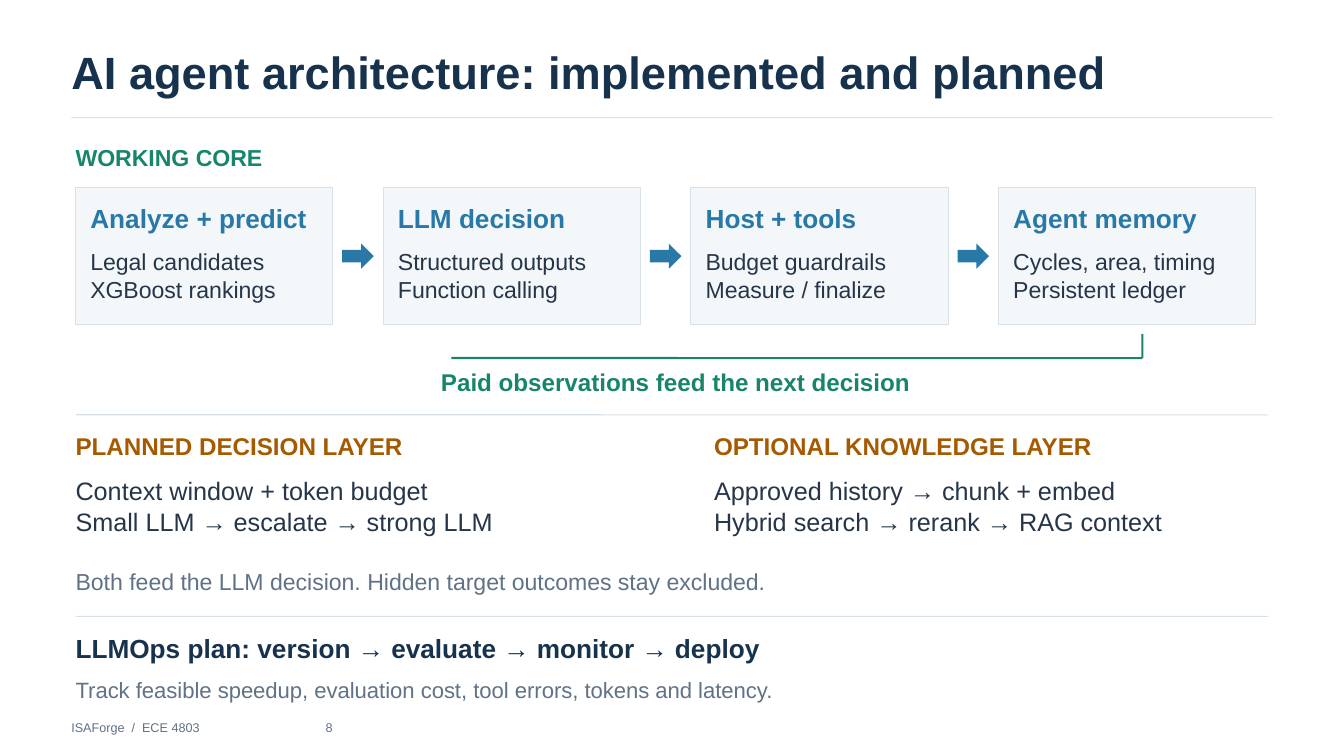
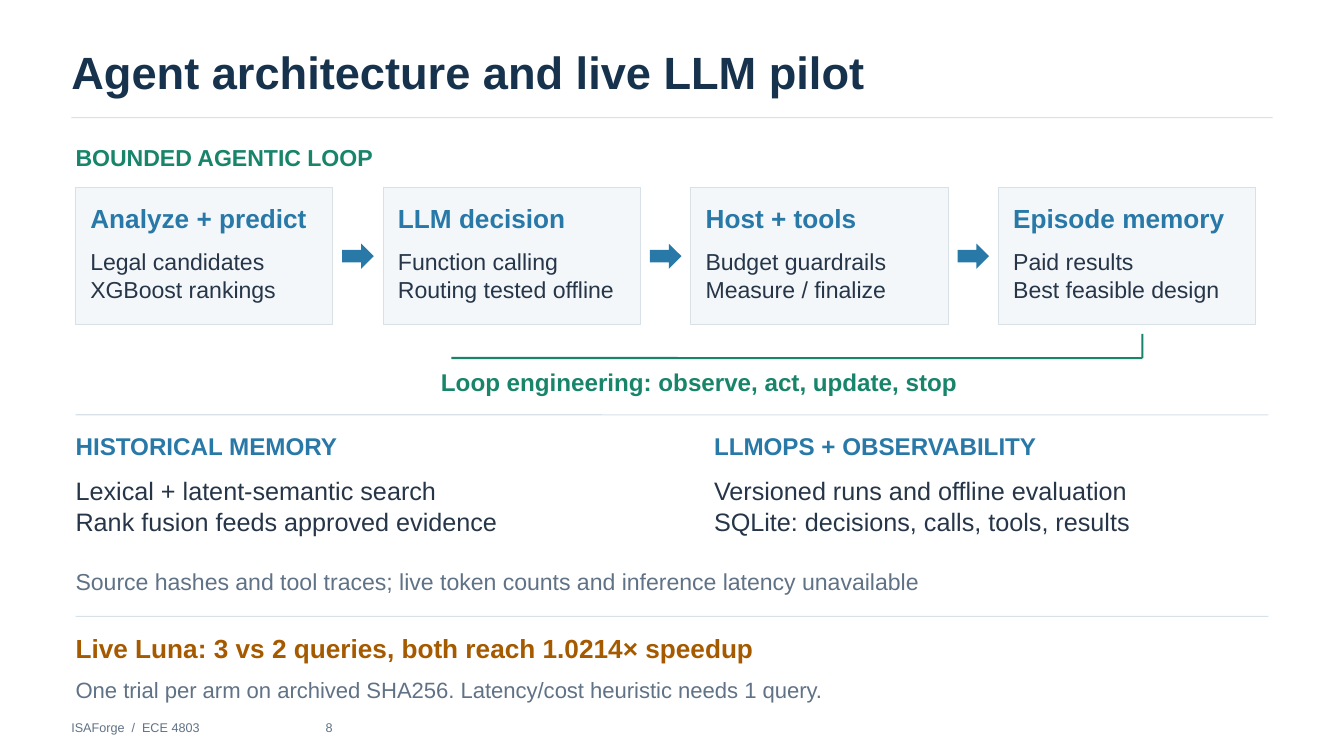
Before and after one commit to jas0nriverah/agentic-riscv-codesign, a slide deck: slide 8 of submissions/midterm-2026-10-28/isaforge-midterm-progress-slides-final.pptx. Drawn at 1344x756 pixels with LibreOffice and Linux fonts; fonts in the diff are those of the drawing. Boxes give left, top, right and bottom in pixels: in the first picture for what was removed or moved away, otherwise in the second. Text is boxed around its words. In the diff, an @@ line names an element or a change of style, - is before the commit and + after.

Commit message:
Preserve live Luna memory comparison and update presentation evidence

```diff
--- a/submissions/midterm-2026-10-28/isaforge-midterm-progress-slides-final.pptx
+++ b/submissions/midterm-2026-10-28/isaforge-midterm-progress-slides-final.pptx
@@ text at (x1=71, y1=56, x2=864, y2=97): text changed @@
-AI agent architecture: implemented and planned
+Agent architecture and live LLM pilot
@@ text at (x1=76, y1=150, x2=372, y2=167): text changed @@
-WORKING CORE
+BOUNDED AGENTIC LOOP
@@ text at (x1=1013, y1=209, x2=1224, y2=234): text changed @@
-Agent memory
+Episode memory
@@ text at (x1=398, y1=253, x2=587, y2=275): paragraph removed @@
-Structured outputs
@@ text at (x1=1013, y1=253, x2=1219, y2=303): text changed @@
-Cycles, area, timing
-Persistent ledger
+Paid results
+Best feasible design
@@ text at (x1=398, y1=281, x2=614, y2=303): paragraph added @@
+Routing tested offline
@@ text at (x1=441, y1=373, x2=957, y2=396): text changed @@
-Paid observations feed the next decision
+Loop engineering: observe, act, update, stop
@@ text at (x1=76, y1=438, x2=337, y2=456): text changed; text colour #A65A00 to #2878A8 @@
-PLANNED DECISION LAYER
+HISTORICAL MEMORY
@@ text at (x1=714, y1=438, x2=1036, y2=456): text changed; text colour #A65A00 to #2878A8 @@
-OPTIONAL KNOWLEDGE LAYER
+LLMOPS + OBSERVABILITY
@@ text at (x1=76, y1=481, x2=497, y2=536): text changed @@
-Context window + token budget
-Small LLM → escalate → strong LLM
+Lexical + latent-semantic search
+Rank fusion feeds approved evidence
@@ text at (x1=714, y1=481, x2=1129, y2=536): text changed @@
-Approved history → chunk + embed
-Hybrid search → rerank → RAG context
+Versioned runs and offline evaluation
+SQLite: decisions, calls, tools, results
@@ text at (x1=76, y1=573, x2=919, y2=595): text changed @@
-Both feed the LLM decision. Hidden target outcomes stay excluded.
+Source hashes and tool traces; live token counts and inference latency unavailable
@@ text at (x1=76, y1=639, x2=753, y2=664): text changed; text colour #17324D to #A65A00 @@
-LLMOps plan: version → evaluate → monitor → deploy
+Live Luna: 3 vs 2 queries, both reach 1.0214× speedup
@@ text at (x1=76, y1=682, x2=823, y2=703): text changed @@
-Track feasible speedup, evaluation cost, tool errors, tokens and latency.
+One trial per arm on archived SHA256. Latency/cost heuristic needs 1 query.
```
Also in this commit, not shown: 51 other files.
